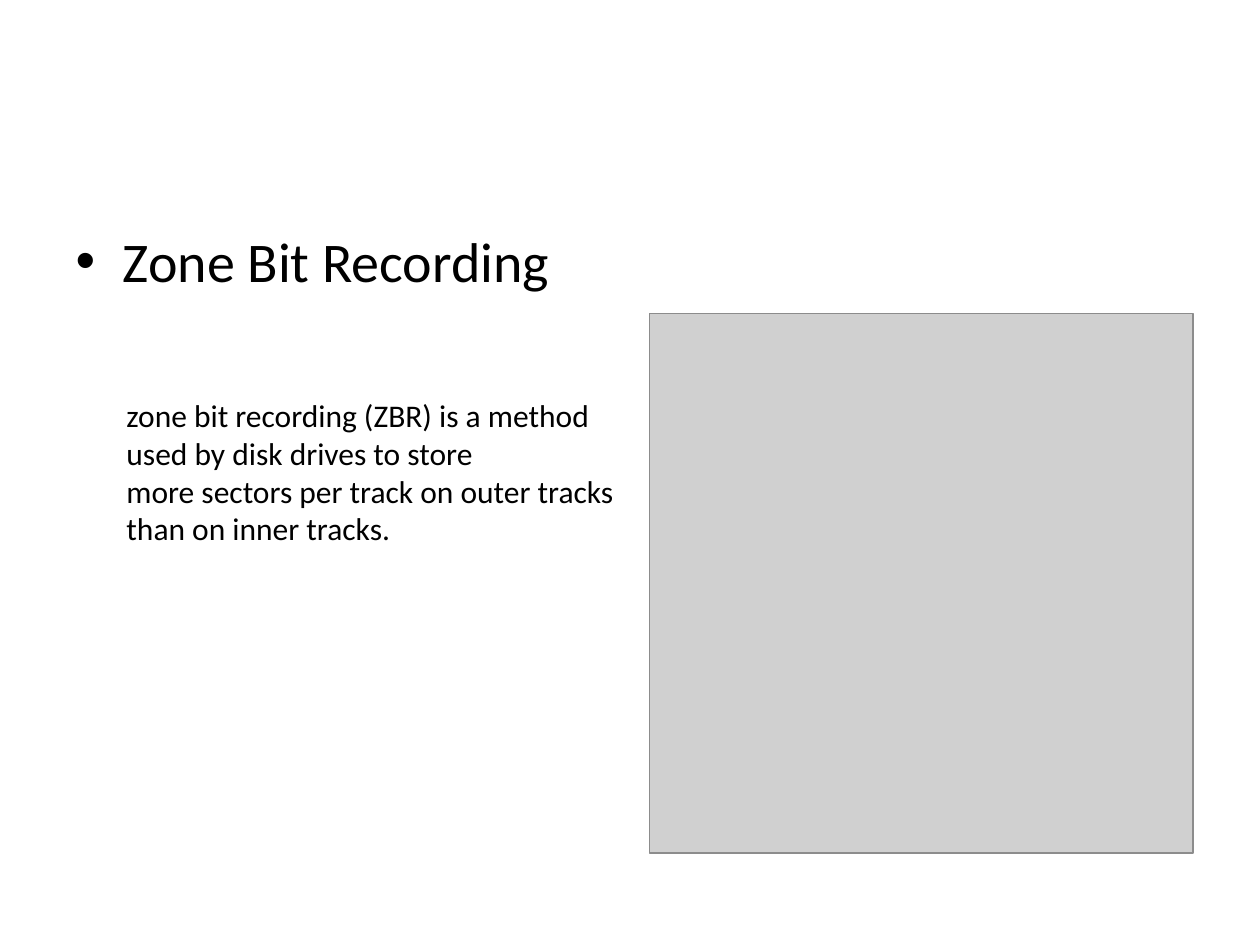
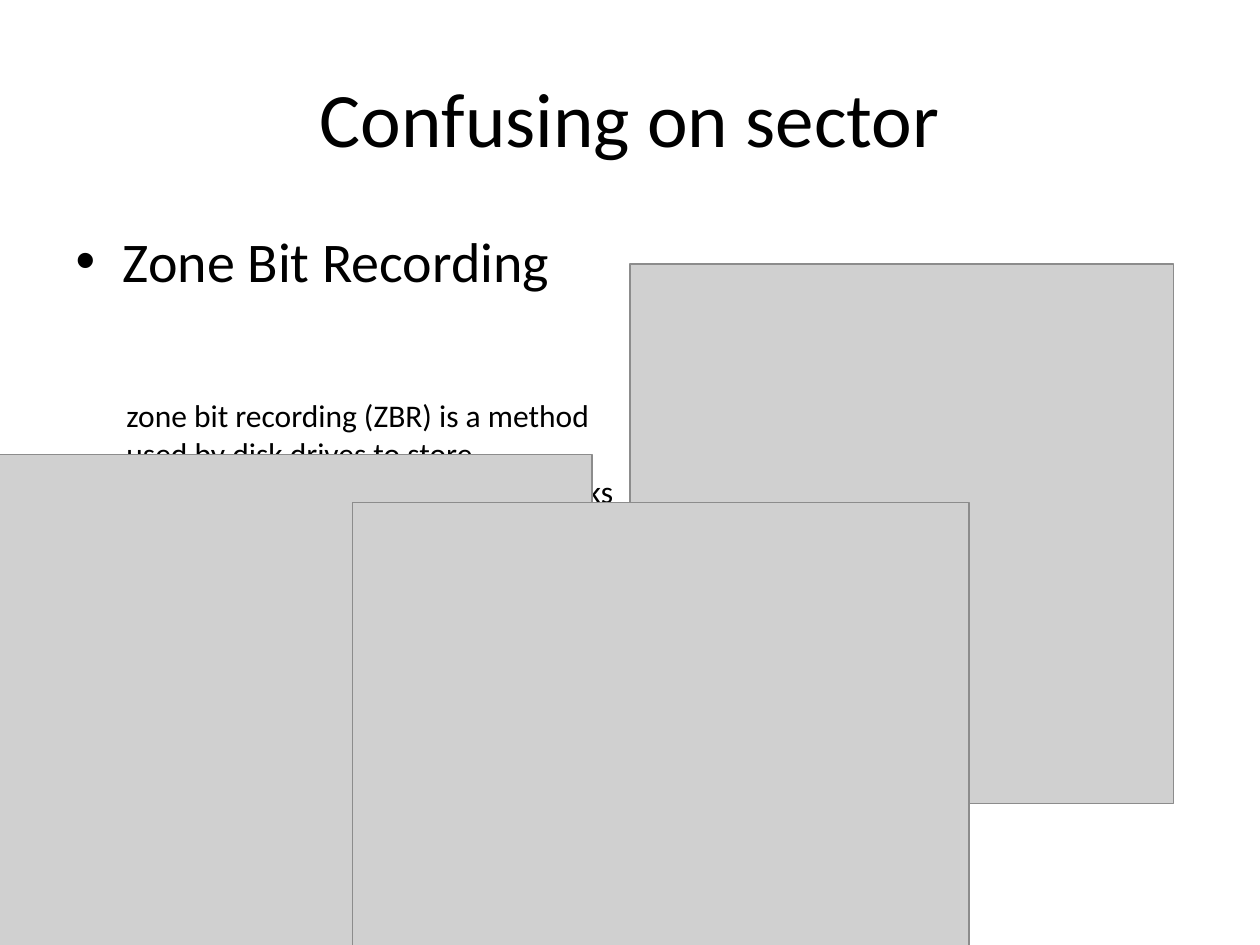
Before and after one commit to guhanjie/Knowledge-sharing, a slide deck: slide 38 of 数据存取模型.pptx (slide 35 before the commit). Drawn at 1260x945 pixels with LibreOffice and Linux fonts; fonts in the diff are those of the drawing; grey boxes stand for pictures. Boxes give left, top, right and bottom in pixels: in the first picture for what was removed or moved away, otherwise in the second. Text is boxed around its words. In the diff, an @@ line names an element or a change of style, - is before the commit and + after.

```diff
--- a/数据存取模型.pptx
+++ b/数据存取模型.pptx
@@ title added at <box>320,94,939,161</box>, 44 pt, text #000000 @@
+Confusing on sector
@@ picture: place and size @@
-picture at <box>650,314,1193,853</box>
+picture at <box>630,265,1173,804</box>
@@ picture added at <box>0,455,592,945</box> @@
@@ picture added at <box>353,503,970,945</box> @@
```
Also in this commit, not shown: 4 other slides changed, 4 slides added.
